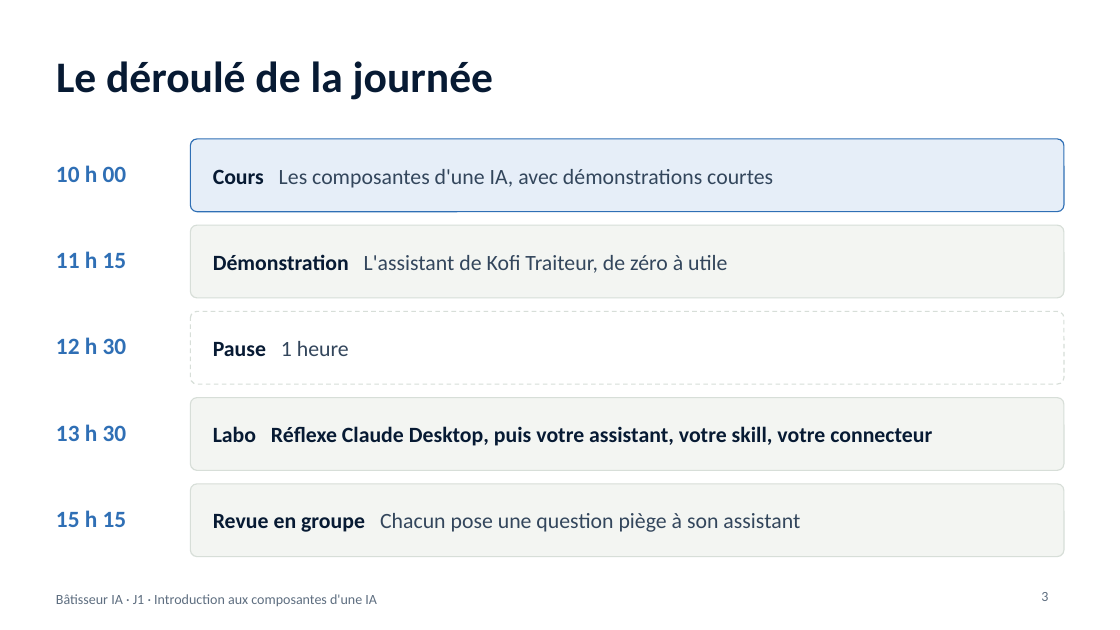
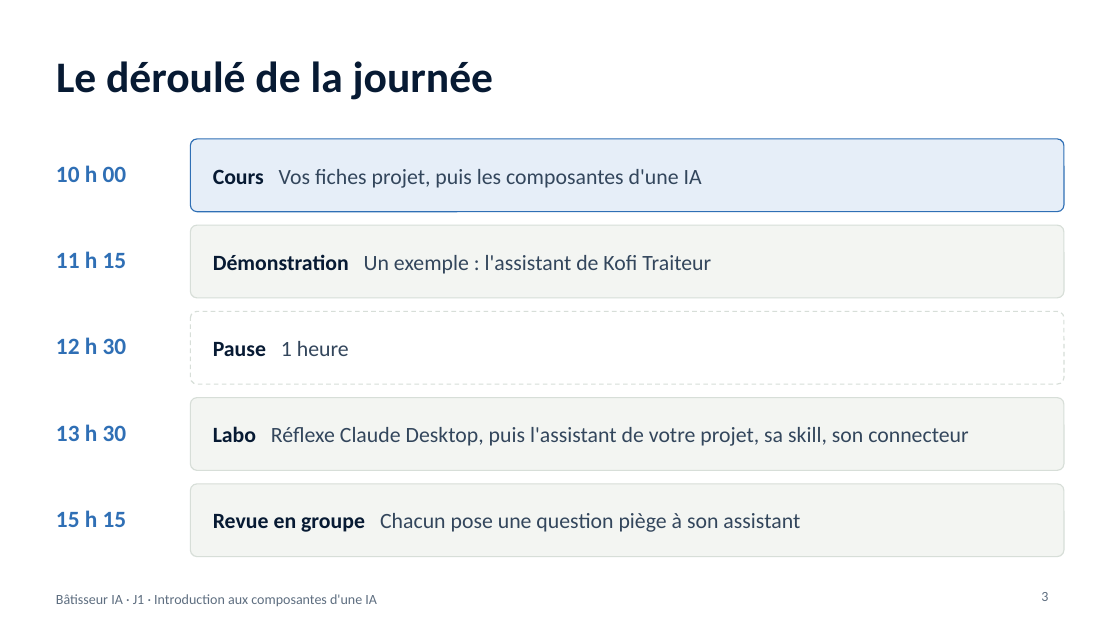
Before and after one commit to benyG/cisspbootcamp, a slide deck: slide 3 of content/library/files/Batisseur-IA-J1.pptx. Drawn at 1120x630 pixels with LibreOffice and Linux fonts; fonts in the diff are those of the drawing. Boxes give left, top, right and bottom in pixels: in the first picture for what was removed or moved away, otherwise in the second. Text is boxed around its words. In the diff, an @@ line names an element or a change of style, - is before the commit and + after.

```diff
--- a/content/library/files/Batisseur-IA-J1.pptx
+++ b/content/library/files/Batisseur-IA-J1.pptx
@@ text at [213, 169, 702, 188]: text changed @@
-Cours Les composantes d'une IA, avec démonstrations courtes
+Cours Vos fiches projet, puis les composantes d'une IA
@@ text at [213, 254, 711, 274]: text changed @@
-Démonstration L'assistant de Kofi Traiteur, de zéro à utile
+Démonstration Un exemple : l'assistant de Kofi Traiteur
@@ text at [213, 426, 968, 446]: text changed; text colour #071A33 to #33465C; bold off @@
-Labo Réflexe Claude Desktop, puis votre assistant, votre skill, votre connecteur
+Labo Réflexe Claude Desktop, puis l'assistant de votre projet, sa skill, son connecteur
```
Also in this commit, not shown: 12 other slides changed, 1 slide added, 6 other files.
